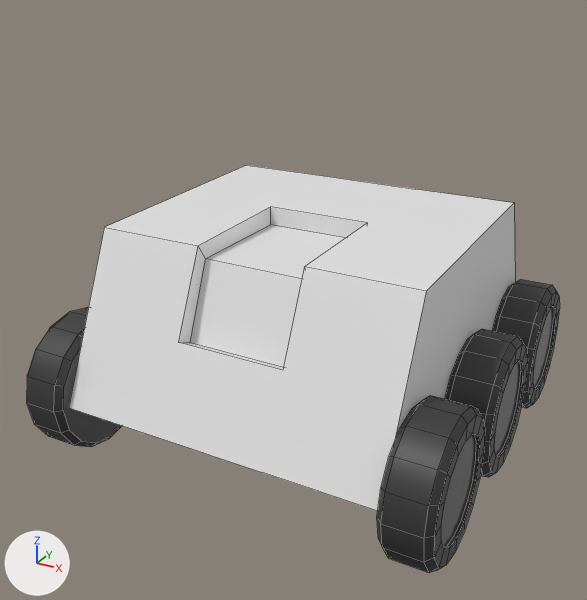
What one commit did to the FBX model Assets/Datablocks/player/Models/player.fbx.
Both versions are drawn from a camera (50 mm lens) standing at (2.18, -4.26, 2.52) and looking at (-0.05, -0.21, 0.5). Every picture has the same lights, and +X, +Y and +Z are marked at lower left. Mesh edges are drawn as thin lines.

In view in the first picture: 'LWheel1', 'LWheel2', 'LWheel3', 'MainBody', 'RWheel1'.
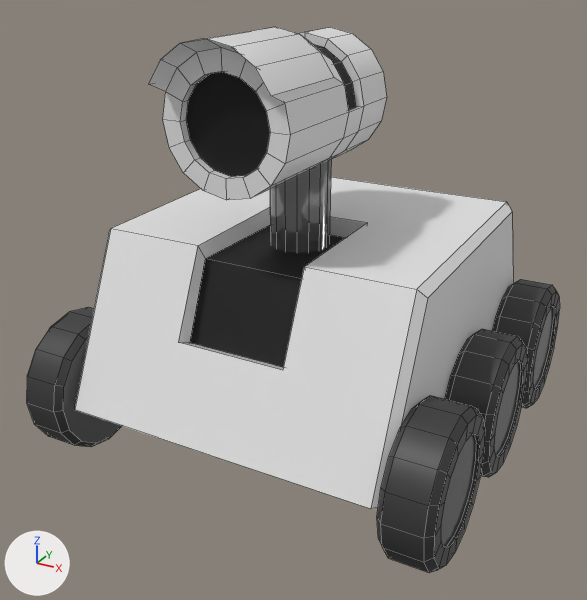
Location of each change, (x1, y1, x2, y2) in pixels of the pictures (587 x 600 px):
'MainBody', reshaped
    before: (69, 165, 515, 511)
    after: (75, 177, 513, 509)
'Head', added
    after: (149, 27, 387, 200)
    faces in mat_mainbody (white #e7e7e7): (149, 27, 387, 200)
    faces in mat_lightup (black #000000): (186, 44, 356, 177)
'Neck', added
    after: (270, 159, 331, 253)
part 1 of me_cube, built on
    before: (69, 165, 515, 511)
    after: (75, 177, 513, 509)
part 2 of me_cube, recoloured (white to black)
    both: (190, 225, 345, 367)

Patch to the scene script:
```diff
--- a/Assets/Datablocks/player/Models/player.fbx.py
+++ b/Assets/Datablocks/player/Models/player.fbx.py
@@ mat_lightup @@
+mat_lightup = principled_material('LightUp')
+mat_lightup.base_color = (0.0, 0.0, 0.0)  # black #000000
+mat_lightup.roughness = 0.639
@@ me_cube @@
 # used by ob_mainbody; location = (0.0, 0.0, 1.0)
-me_cube.from_pydata(...)  # 24 vertices, 14 faces; spans x -1.0..1.0, y -1.25..1.25, z -1.0..0.01
+me_cube.from_pydata(...)  # 32 vertices, 20 faces; spans x -1.0..1.0, y -1.25..1.25, z -1.0..0.01
+# me_cube part 1
+# 6 vertices are removed from x -1.0..1.0, y -0.79..1.25, z -1.0..0.01
+# 6 faces are deleted
+# 2 vertices move from x -1.0..1.0, y -1.25, z -1.0 to x -0.95..0.95, y -1.25, z -1.0
+# 14 vertices are added at x -1.0..1.0, y -1.2..1.25, z -1.0..0.01
+# 12 new faces join them, mat_mainbody (white #e7e7e7)
+# me_cube part 2: 2 faces spanning x -0.33..0.33, y -0.92..0.0, z -0.55..-0.11 switch from mat_mainbody (white #e7e7e7) to mat_lightup (black #000000)
@@ me_cylinder_001 @@
+me_cylinder_001.from_pydata(...)  # 128 vertices, 114 faces; spans x -0.364..0.364, y -0.903..0.362, z -0.364..0.417
+# faces by material slot: [105, 9]
+me_cylinder_001.materials.append(mat_mainbody)  # white #e7e7e7
+me_cylinder_001.materials.append(mat_lightup)  # black #000000
@@ me_neck @@
+me_neck.from_pydata(...)  # a 16-sided cylinder along z spanning x -0.177..0.177, y -0.177..0.177, z -0.443..0.443
+me_neck.materials.append(mat_plainmetal)  # grey #8b8b8b
@@ ob_head @@
+ob_head = bpy.data.objects.new('Head', me_cylinder_001)
+ob_head.location = (0.0, -0.218, 1.717)
@@ ob_neck @@
+ob_neck = bpy.data.objects.new('Neck', me_neck)
+ob_neck.location = (0.0, -0.218, 1.274)
```
